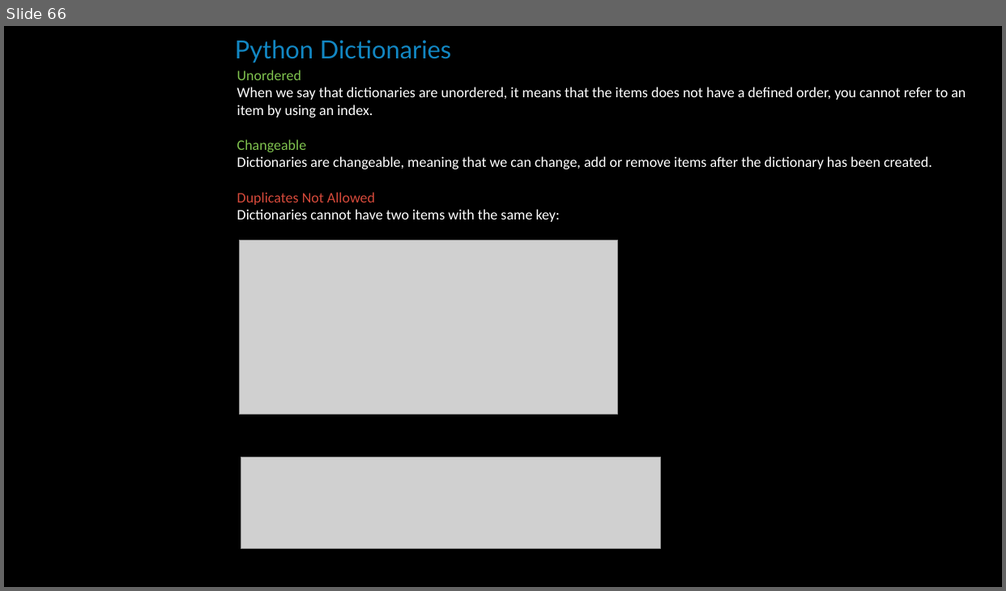
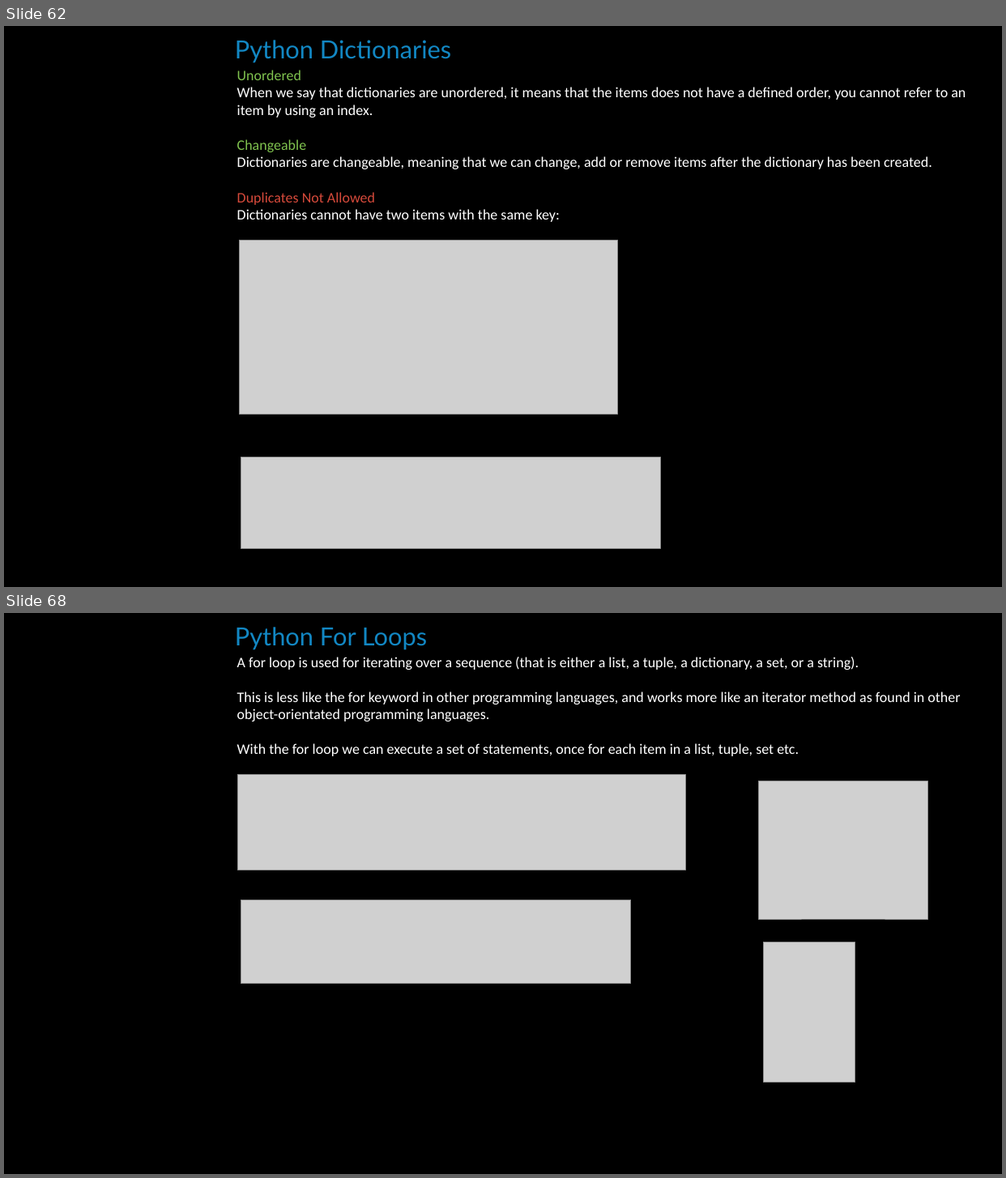
Before and after one commit to simon-pikalov/Ariel_OOP_2020, a slide deck: Classes/week_09/TA/simon_group/oop9.pptx. Shown one above the other, each under a label of ours: slide 66 before the commit, slides 62 and 68 after it; the slides between them are not shown. The pictures are 1006x591 and 1006x1178 pixels, drawn with LibreOffice and Linux fonts; fonts in the diff are those of the drawing; grey boxes stand for pictures; background and template pictures are left out. Boxes give left, top, right and bottom in pixels: in the first picture for what was removed or moved away, otherwise in the second. Text is boxed around its words. In the diff, an @@ line names an element or a change of style, - is before the commit and + after.

```diff
--- a/Classes/week_09/TA/simon_group/oop9.pptx
+++ b/Classes/week_09/TA/simon_group/oop9.pptx
@@ slide 68 added at (x1=4, y1=613, x2=1002, y2=1174), background #000000 @@
@@ text added at (x1=235, y1=627, x2=427, y2=650), 24 pt, text #1287C3 @@
+Python For Loops
@@ text added at (x1=237, y1=657, x2=960, y2=756), 14 pt, text #FFFFFF @@
+A for loop is used for iterating over a sequence (that is either a list, a tuple, a dictionary, a set, or a string).
+This is less like the for keyword in other programming languages, and works more like an iterator method as found in other object-orientated programming languages.
+With the for loop we can execute a set of statements, once for each item in a list, tuple, set etc.
@@ picture added at (x1=238, y1=775, x2=686, y2=871) @@
@@ picture added at (x1=759, y1=781, x2=928, y2=919) @@
@@ picture added at (x1=241, y1=900, x2=632, y2=983) @@
@@ picture added at (x1=764, y1=943, x2=856, y2=1082) @@
@@ what was slide 66 is now slide 62 @@
```
Also in this commit, not shown: 3 slides changed, 20 other slides added, 3 slides removed, 3 other files.
